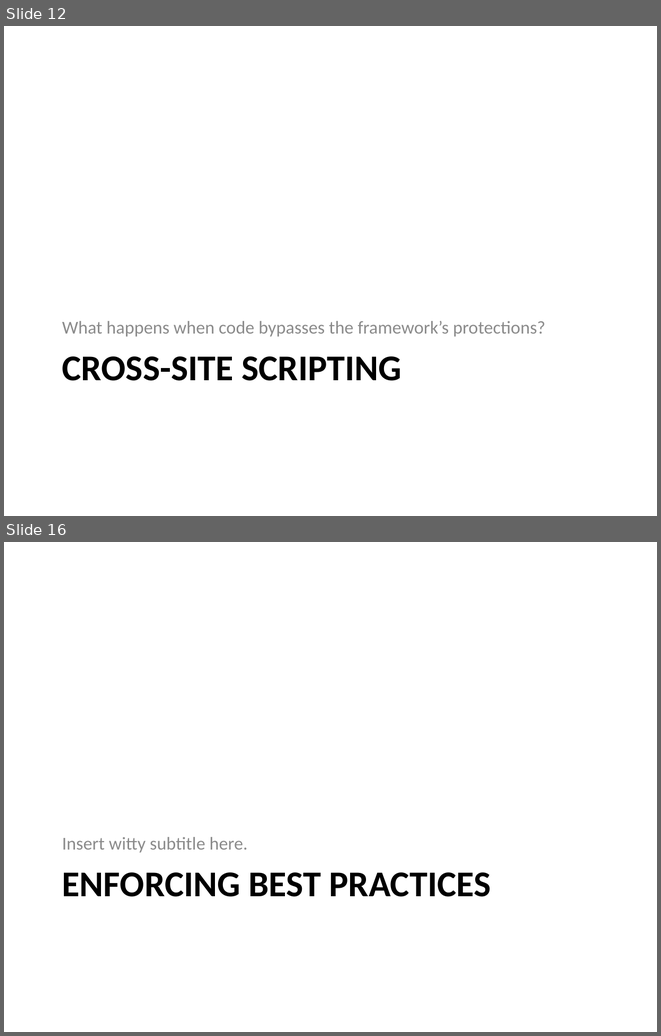
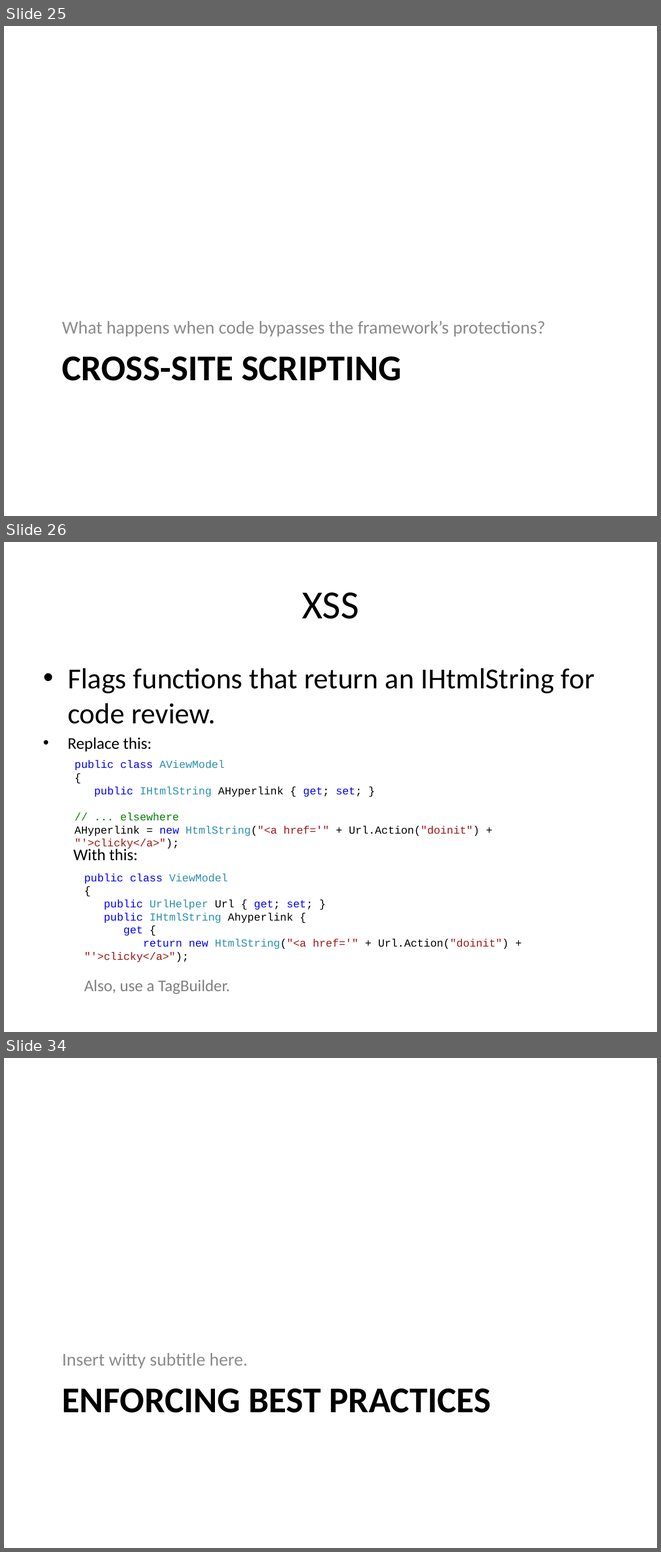
Before and after one commit to Chris-ScoutCorps/FxCop, a slide deck: FxCop.pptx. Shown one above the other, each under a label of ours: slides 12 and 16 before the commit, slides 25, 26 and 34 after it; the slides between them are not shown. The pictures are 661x1036 and 661x1552 pixels, drawn with LibreOffice and Linux fonts; fonts in the diff are those of the drawing. Boxes give left, top, right and bottom in pixels: in the first picture for what was removed or moved away, otherwise in the second. Text is boxed around its words. In the diff, an @@ line names an element or a change of style, - is before the commit and + after.

```diff
--- a/FxCop.pptx
+++ b/FxCop.pptx
@@ slide 26 added at (4, 542, 657, 1032), background #FFFFFF @@
@@ title added at (302, 592, 359, 619), 44 pt, text #000000 @@
+XSS
@@ text added at (68, 668, 594, 751), 32 pt, text #000000 @@
+• Flags functions that return an IHtmlString for code review.
+• Replace this:
@@ text added at (74, 760, 479, 850), 12 pt, text #000000 @@
+public class AViewModel
+{
+public IHtmlString AHyperlink { get; set; }
+// ... elsewhere
+AHyperlink = new HtmlString("<a href='" + Url.Action("doinit") + "'>clicky</a>");
@@ text added at (73, 846, 138, 861), 18 pt, text #000000 @@
+With this:
@@ text added at (84, 873, 509, 949), 12 pt, text #0000FF @@
+public class ViewModel
+{
+public UrlHelper Url { get; set; }
+public IHtmlString Ahyperlink {
+get {
+return new HtmlString("<a href='" + Url.Action("doinit") + "'>clicky</a>");
@@ text added at (84, 979, 230, 994), 18 pt, text #808080 @@
+Also, use a TagBuilder.
@@ what was slide 12 is now slide 25 @@
@@ what was slide 16 is now slide 34 @@
```
Also in this commit, not shown: 4 slides changed, 21 other slides added.
